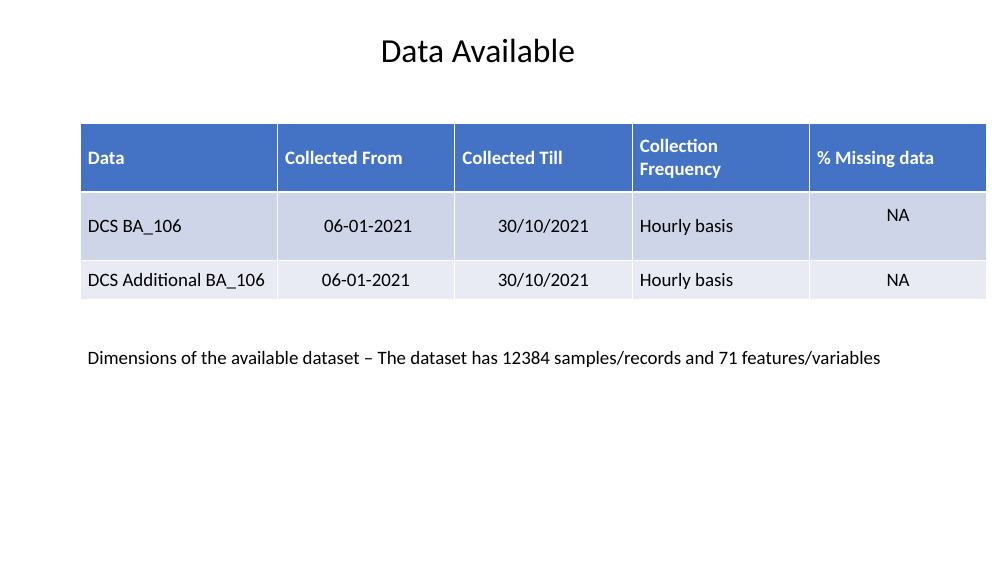
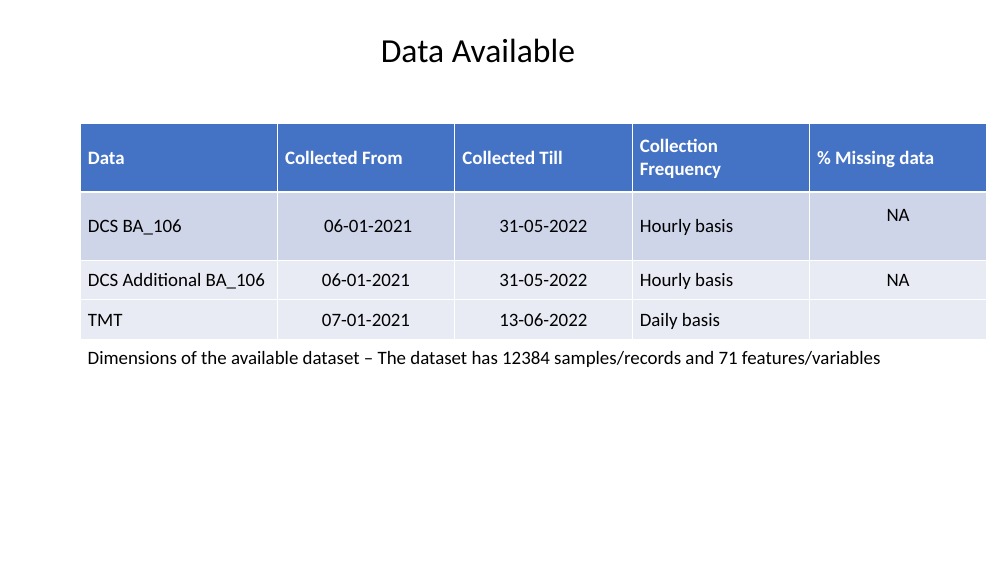
Before and after one commit to SabyasachiBhadra/CAP_106, a slide deck: slide 1 of CAP_106_Research_Env/EDA_Report/New Microsoft PowerPoint Presentation.pptx. Drawn at 1008x567 pixels with LibreOffice and Linux fonts; fonts in the diff are those of the drawing. Boxes give left, top, right and bottom in pixels: in the first picture for what was removed or moved away, otherwise in the second. Text is boxed around its words. In the diff, an @@ line names an element or a change of style, - is before the commit and + after.

```diff
--- a/CAP_106_Research_Env/EDA_Report/New Microsoft PowerPoint Presentation.pptx
+++ b/CAP_106_Research_Env/EDA_Report/New Microsoft PowerPoint Presentation.pptx
@@ table at [80,123,988,340] @@
-row 2: DCS BA_106 | 06-01-2021 | 30/10/2021 | Hourly basis | NA
-row 3: DCS Additional BA_106 | 06-01-2021 | 30/10/2021 | Hourly basis | NA
+row 2: DCS BA_106 | 06-01-2021 | 31-05-2022 | Hourly basis | NA
+row 3: DCS Additional BA_106 | 06-01-2021 | 31-05-2022 | Hourly basis | NA
+row 4: TMT | 07-01-2021 | 13-06-2022 | Daily basis | 
```
Also in this commit, not shown: 7 other slides changed, 6 slides added, 32 other files.
